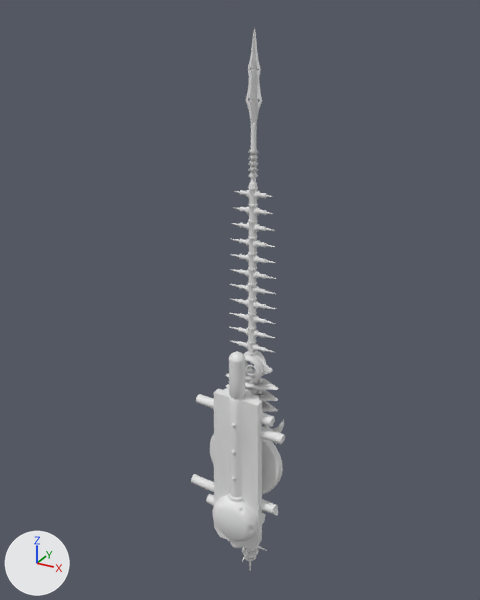
An edit to the FBX model Binary_DX11/Client/Bin/Resources/Models/Monster/Boss/Raxasia/Raxasia_Sword01.fbx, drawn before and after from the same camera.
Camera for both pictures: a 50 mm lens placed at (1.28, -2.45, 2.05), pointed at (-0.07, 0.01, 0.82). The axes (+X, +Y, +Z) are drawn at lower left. The lights are the same throughout. Vertices at the same position are counted once.

In view in the first picture: 'SK_WP_MOB_Raxasia_01_Shield_Broken.mo', 'SK_WP_MOB_Raxasia_01_Sword_Broken.mo'.
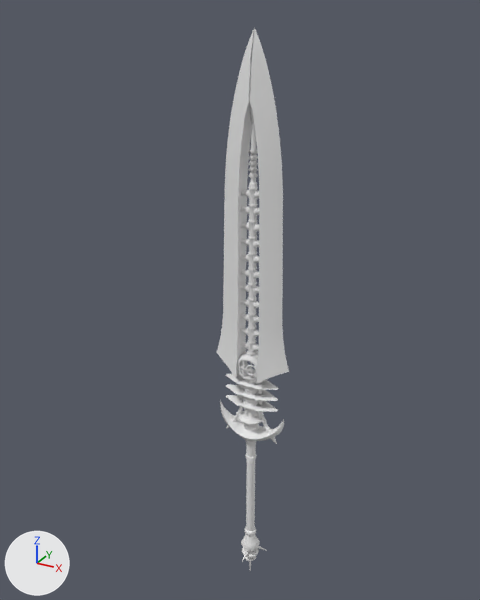
The change in detail:
me_sk_wp_mob_raxasia_01_sword_broken_md is used by ob_sk_wp_mob_raxasia_01_sword_broken_mo; location (0.0, 0.0, 0.0).
me_sk_wp_mob_raxasia_01_sword_broken_md had 5777 vertices, 10977 faces and spanned x -0.18..0.18, y -0.09..0.06, z -0.8..1.98.
me_sk_wp_mob_raxasia_01_sword_broken_md now has 6368 vertices, 11929 faces and spans x -0.19..0.19, y -0.09..0.06, z -0.8..1.98.
me_sk_wp_mob_raxasia_01_sword_broken_md part 1: a new loose piece of 81 vertices spanning x 0.0..0.19, y -0.06..0.06, z 0.44..1.98, in mat_mi_wp_mob_raxasia_01b_sword (its picture is missing).
me_sk_wp_mob_raxasia_01_sword_broken_md part 2: a new loose piece of 81 vertices spanning x -0.19..0.0, y -0.06..0.06, z 0.44..1.98, in mat_mi_wp_mob_raxasia_01b_sword (its picture is missing).
me_sk_wp_mob_raxasia_01_sword_broken_md part 3: 149 vertices moved within x -0.08..0.08, y -0.04..0.04, z 0.21..1.36; 23 vertices removed from x -0.08..0.08, y -0.04..0.04, z 0.21..1.69; 354 vertices added at x -0.08..0.08, y -0.05..0.05, z -0.06..1.69.
Object 'SK_WP_MOB_Raxasia_01_Shield_Broken.mo' (ob_sk_wp_mob_raxasia_01_shield_broken_mo) is deleted.

What differs and where, as boxes [x1, y1, x2, y2] in the pictures (480 x 600 px):
'SK_WP_MOB_Raxasia_01_Sword_Broken.mo', reshaped
    before: [226, 27, 284, 571]
    after: [216, 27, 289, 571]
'SK_WP_MOB_Raxasia_01_Shield_Broken.mo', deleted
    before: [191, 351, 285, 550]
part 1 of me_sk_wp_mob_raxasia_01_sword_broken_md, added
    after: [250, 29, 289, 383]
part 2 of me_sk_wp_mob_raxasia_01_sword_broken_md, added
    after: [216, 29, 254, 377]
part 3 of me_sk_wp_mob_raxasia_01_sword_broken_md, built on
    before: [239, 100, 273, 390]
    after: [236, 104, 266, 464]
